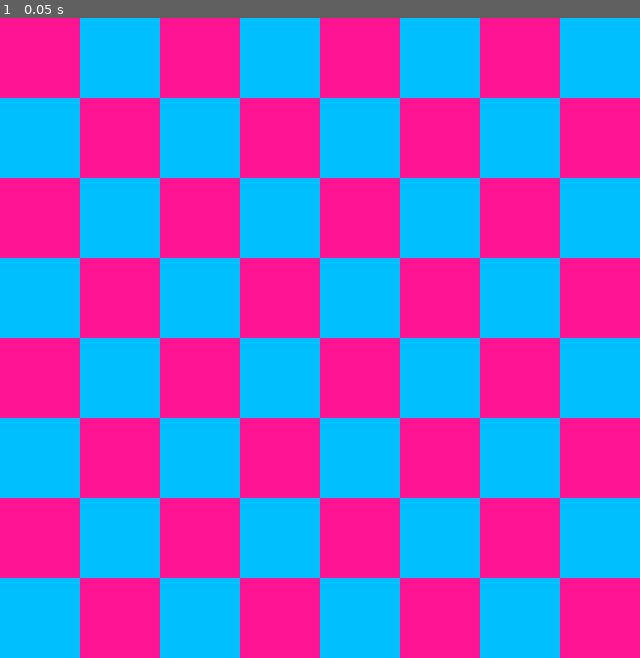
Above: before the commit, frame 1.
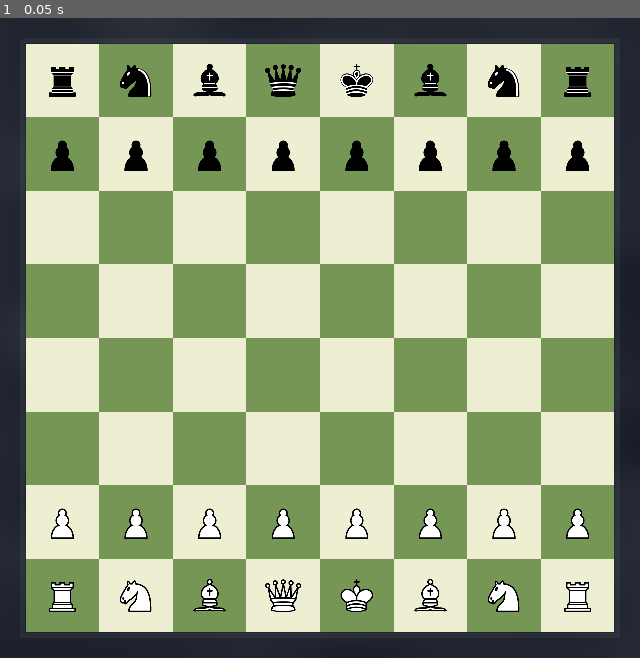
Above: after the commit, the same moment.

Repository: barsam44/bari-chess
Game: Godot game, scene res://Board.tscn
Same seed, same stepped clock (60 frames per second), same inputs: the game is played once before the commit and once after it. The engine's default icon, where the game draws it, is replaced by a stand-in: a white triangle on a blue panel in a dark square.
Inputs:
- Up to frame 1 (0.05 s): no input

The runs differ from the first frame. In frame 1, 100% of the frame differs, in the area x 0-100%, y 0-100%.
Error before the commit: Parse Error: Function "_input_event" has the same name as a previously declared function. (res://piece.gd:30)

Commit message:
added opengl shader and made the game fullscreen

Diff:
--- a/Board.tscn
+++ b/Board.tscn
@@ -1,6 +1,22 @@
 [gd_scene format=3 uid="uid://cvsiw72ajx1ej"]
 
 [ext_resource type="Script" uid="uid://cnn0ljy5bu2tt" path="res://board.gd" id="1_nd4as"]
+[ext_resource type="Shader" uid="uid://elgv23345j55" path="res://arcylic-bg.gdshader" id="2_3ng4l"]
+
+[sub_resource type="ShaderMaterial" id="ShaderMaterial_x6dff"]
+shader = ExtResource("2_3ng4l")
+shader_parameter/base_color = Color(0.09, 0.11, 0.16, 0.85)
+shader_parameter/noise_strength = 0.08
+shader_parameter/glow_intensity = 0.25
+shader_parameter/light_position = Vector2(0.3, 0.2)
 
 [node name="Node2D" type="Node2D" unique_id=1175915630]
 script = ExtResource("1_nd4as")
+
+[node name="ColorRect" type="ColorRect" parent="." unique_id=2099254669]
+material = SubResource("ShaderMaterial_x6dff")
+offset_left = -398.0
+offset_top = -29.0
+offset_right = 841.0
+offset_bottom = 648.0
+color = Color(0.98039216, 0, 0.98039216, 0.20784314)
--- a/Square.tscn
+++ b/Square.tscn
@@ -1,12 +1,17 @@
 [gd_scene format=3 uid="uid://b420ev7g3hqr2"]
 
-[ext_resource type="Script" uid="uid://0e2flblvqhij" path="res://square.gd" id="1_1dlly"]
+[ext_resource type="Script" uid="uid://0e2flblvqhij" path="res://square.gd" id="1_y4sij"]
 
-[node name="Node2D" type="Node2D" unique_id=942681710]
-script = ExtResource("1_1dlly")
+[sub_resource type="RectangleShape2D" id="RectangleShape2D_x6dff"]
 
-[node name="ColorRect" type="ColorRect" parent="." unique_id=806896674]
-offset_right = 80.0
-offset_bottom = 80.0
+[node name="Area2D" type="Area2D" unique_id=18632753]
+script = ExtResource("1_y4sij")
+
+[node name="ColorRect" type="ColorRect" parent="." unique_id=1932821174]
+offset_right = 40.0
+offset_bottom = 40.0
+mouse_filter = 2
 mouse_default_cursor_shape = 2
-color = Color(0, 1, 1, 1)
+
+[node name="CollisionShape2D" type="CollisionShape2D" parent="." unique_id=1653728921]
+shape = SubResource("RectangleShape2D_x6dff")
--- /dev/null
+++ b/arcylic-bg.gdshader
@@ -0,0 +1,39 @@
+shader_type canvas_item;
+render_mode unshaded;
+
+uniform vec4 base_color : source_color = vec4(0.09, 0.11, 0.16, 0.85);
+uniform float noise_strength : hint_range(0.0, 0.3) = 0.08;
+uniform float glow_intensity : hint_range(0.0, 1.0) = 0.25;
+uniform vec2 light_position = vec2(0.3, 0.2);
+
+float random(vec2 st) {
+    return fract(sin(dot(st.xy, vec2(12.9898, 78.233))) * 43758.5453123);
+}
+
+float noise(vec2 st) {
+    vec2 i = floor(st);
+    vec2 f = fract(st);
+
+    float a = random(i);
+    float b = random(i + vec2(1.0, 0.0));
+    float c = random(i + vec2(0.0, 1.0));
+    float d = random(i + vec2(1.0, 1.0));
+
+    vec2 u = f * f * (3.0 - 2.0 * f);
+    return mix(a, b, u.x) + (c - a) * u.y * (1.0 - u.x) + (d - b) * u.x * u.y;
+}
+
+void fragment() {
+    vec2 uv = UV;
+
+    // Soft noise for frosted look
+    float n = noise(uv * 18.0) * noise_strength;
+
+    // Soft light gradient (like liquid glass highlight)
+    float light = smoothstep(0.8, 0.0, distance(uv, light_position));
+    light = light * glow_intensity;
+
+    vec3 color = base_color.rgb + n + light * 0.15;
+
+    COLOR = vec4(color, base_color.a);
+}
--- a/board.gd
+++ b/board.gd
@@ -1,88 +1,271 @@
 extends Node2D
 
-const BOARD_SIZE := 8
-const TILE_SIZE := 80
-var highlighted_squares: Array[Node] = []
+const TILE_SIZE = 50
+const BOARD_SIZE = 8
+
+var SquareScene = preload("res://Square.tscn")
+var PieceScene = preload("res://Piece.tscn")
+
+var squares: Dictionary = {}
+var pieces: Dictionary = {}
+var highlighted_squares: Array = []
+
+var camera: Camera2D
 var selected_piece: Node = null
 
-@onready var SquareScene := preload("res://Square.tscn")
-@onready var PieceScene := preload("res://Piece.tscn")
+const Z_SQUARES = 0
+const Z_PIECES = 10
+const Z_HIGHLIGHT = 5
+
+# ─── CHESS BOARD COLORS (Classic) ───
+const COLOR_LIGHT = Color("#EEEED2")  # Creamy white
+const COLOR_DARK = Color("#769656")   # Classic green
+const COLOR_HIGHLIGHT = Color.YELLOW
+const COLOR_VALID_MOVE = Color(0.3, 0.8, 0.3, 0.5)  # Semi-transparent green
+const COLOR_SELECTED = Color(0.9, 0.7, 0.2, 0.6)    # Golden
 
 func _ready():
 	_create_board()
 	_spawn_pieces()
-
+	_setup_camera()
+	_draw_board_border()
+
+func _setup_camera():
+	camera = Camera2D.new()
+	camera.name = "Camera2D"
+	add_child(camera)
+	camera.make_current()
+
+	var board_size = BOARD_SIZE * TILE_SIZE
+	camera.global_position = Vector2(board_size / 2.0, board_size / 2.0)
+
+	update_camera_zoom()
+	get_tree().root.size_changed.connect(_on_viewport_resized)
+
+func _on_viewport_resized():
+	await get_tree().create_timer(0.05).timeout
+	update_camera_zoom()
+
+func update_camera_zoom():
+	var board_size = BOARD_SIZE * TILE_SIZE
+	var viewport_size = get_viewport().get_visible_rect().size
+
+	var zoom_x = viewport_size.x / board_size
+	var zoom_y = viewport_size.y / board_size
+	var zoom = min(zoom_x, zoom_y) * 0.92  # Slightly more padding
+
+	camera.zoom = Vector2(zoom, zoom)
 
 func _create_board():
 	for y in range(BOARD_SIZE):
 		for x in range(BOARD_SIZE):
 			var square = SquareScene.instantiate()
+
+			# Position at TOP-LEFT of tile (not centered)
+			# This assumes your Square scene has its origin at top-left
 			square.position = Vector2(x * TILE_SIZE, y * TILE_SIZE)
 			square.board_pos = Vector2i(x, y)
-			square.square_clicked.connect(_on_square_clicked)
-
-			# رنگ‌بندی شطرنجی
-			var color_rect = square.get_node("ColorRect")
-			if (x + y) % 2 == 0:
-				color_rect.color = Color.DEEP_PINK
-			else:
-				color_rect.color = Color.DEEP_SKY_BLUE
+			square.z_index = Z_SQUARES
+			square.z_as_relative = false
+
+			# Classic chess coloring: a1 is dark
+			var is_light = (x + y) % 2 == 0
+			square.base_color = COLOR_LIGHT if is_light else COLOR_DARK
+
+			# IMPORTANT: Make sure square size matches TILE_SIZE exactly
+			# If your Square uses ColorRect, set its size to TILE_SIZE x TILE_SIZE
+			# If it uses Sprite2D, scale it so the texture fills TILE_SIZE
+
+			if square.has_signal("square_clicked"):
+				square.square_clicked.connect(_on_square_clicked)
 
 			add_child(square)
+			squares[Vector2i(x, y)] = square
+
+func _draw_board_border():
+	# Draw a subtle border around the entire board
+	var border = Line2D.new()
+	border.width = 3
+	border.default_color = Color("#4A4A4A")
+
+	var board_px = BOARD_SIZE * TILE_SIZE
+	var points = [
+		Vector2(-2, -2),
+		Vector2(board_px + 2, -2),
+		Vector2(board_px + 2, board_px + 2),
+		Vector2(-2, board_px + 2),
+		Vector2(-2, -2)
+	]
+	border.points = points
+	border.z_index = -1
+	add_child(border)
+
+	# Optional: Add a subtle shadow
+	var shadow = Polygon2D.new()
+	shadow.color = Color(0, 0, 0, 0.15)
+	shadow.polygon = [
+		Vector2(4, board_px + 4),
+		Vector2(board_px + 6, board_px + 4),
+		Vector2(board_px + 8, board_px + 8),
+		Vector2(6, board_px + 8)
+	]
+	shadow.z_index = -2
+	add_child(shadow)
 
 func _clear_highlights():
 	for sq in highlighted_squares:
 		if is_instance_valid(sq):
 			sq.set_highlight(false)
+			# Reset to base color
+			var pos = sq.board_pos
+			var is_light = (pos.x + pos.y) % 2 == 0
+			sq.modulate = Color.WHITE
+			sq.base_color = COLOR_LIGHT if is_light else COLOR_DARK
 	highlighted_squares.clear()
+
 func _get_square_at(pos: Vector2i) -> Node:
-	for child in get_children():
-		if child is Node2D and child.has_method("set_highlight"):
-			if child.board_pos == pos:
-				return child
-	return null
+	return squares.get(pos, null)
+
+func _get_piece_at(pos: Vector2i) -> Node:
+	return pieces.get(pos, null)
 
 func _spawn_pieces():
-	# مهره‌های سفید
+	# White pieces (rows 6-7, bottom of board)
 	for x in range(8):
 		_create_piece("pawn", "white", Vector2i(x, 6))
 
-	_create_piece("rook", "white", Vector2i(0, 7))
-	_create_piece("rook", "white", Vector2i(7, 7))
+	_create_piece("rook",   "white", Vector2i(0, 7))
 	_create_piece("knight", "white", Vector2i(1, 7))
+	_create_piece("bishop", "white", Vector2i(2, 7))
+	_create_piece("queen",  "white", Vector2i(3, 7))
+	_create_piece("king",   "white", Vector2i(4, 7))
+	_create_piece("bishop", "white", Vector2i(5, 7))
 	_create_piece("knight", "white", Vector2i(6, 7))
-	_create_piece("bishop", "white", Vector2i(2, 7))
-	_create_piece("bishop", "white", Vector2i(5, 7))
-	_create_piece("queen", "white", Vector2i(3, 7))
-	_create_piece("king", "white", Vector2i(4, 7))
-
-	# مهره‌های سیاه
+	_create_piece("rook",   "white", Vector2i(7, 7))
+
+	# Black pieces (rows 0-1, top of board)
 	for x in range(8):
 		_create_piece("pawn", "black", Vector2i(x, 1))
 
-	_create_piece("rook", "black", Vector2i(0, 0))
-	_create_piece("rook", "black", Vector2i(7, 0))
+	_create_piece("rook",   "black", Vector2i(0, 0))
 	_create_piece("knight", "black", Vector2i(1, 0))
+	_create_piece("bishop", "black", Vector2i(2, 0))
+	_create_piece("queen",  "black", Vector2i(3, 0))
+	_create_piece("king",   "black", Vector2i(4, 0))
+	_create_piece("bishop", "black", Vector2i(5, 0))
 	_create_piece("knight", "black", Vector2i(6, 0))
-	_create_piece("bishop", "black", Vector2i(2, 0))
-	_create_piece("bishop", "black", Vector2i(5, 0))
-	_create_piece("queen", "black", Vector2i(3, 0))
-	_create_piece("king", "black", Vector2i(4, 0))
-
+	_create_piece("rook",   "black", Vector2i(7, 0))
 
 func _create_piece(type: String, color: String, pos: Vector2i):
 	var piece = PieceScene.instantiate()
 	piece.piece_type = type
 	piece.piece_color = color
 
+	# ─── FIX: Bigger pieces ───
+	# Adjust based on your Piece scene's original size
+	# If your piece texture is ~100x100, scale 0.45 fills the tile nicely
+	piece.scale = Vector2(0.45, 0.45)
+
+	piece.z_index = Z_PIECES
+	piece.z_as_relative = false
+
+	# Center piece on the tile
 	piece.position = Vector2(
-	pos.x * TILE_SIZE + TILE_SIZE / 2,
-	pos.y * TILE_SIZE + TILE_SIZE / 2
-)
-
+		pos.x * TILE_SIZE + TILE_SIZE / 2.0,
+		pos.y * TILE_SIZE + TILE_SIZE / 2.0
+	)
+
+	pieces[pos] = piece
+	piece.set_meta("board_pos", pos)
 
 	add_child(piece)
 
+func _move_piece(from_pos: Vector2i, to_pos: Vector2i) -> bool:
+	var piece = pieces.get(from_pos)
+	if piece == null:
+		return false
+
+	var target = pieces.get(to_pos)
+	if target != null:
+		target.queue_free()
+		pieces.erase(to_pos)
+
+	pieces.erase(from_pos)
+	pieces[to_pos] = piece
+	piece.set_meta("board_pos", to_pos)
+
+	var target_pos = Vector2(
+		to_pos.x * TILE_SIZE + TILE_SIZE / 2.0,
+		to_pos.y * TILE_SIZE + TILE_SIZE / 2.0
+	)
+
+	var tween = create_tween()
+	tween.set_ease(Tween.EASE_OUT)
+	tween.set_trans(Tween.TRANS_QUAD)
+	tween.tween_property(piece, "position", target_pos, 0.2)
+
+	return true
 
 func _on_square_clicked(pos: Vector2i):
 	print("Clicked:", pos)
+
+	var clicked_piece = _get_piece_at(pos)
+
+	# Deselect if clicking same piece
+	if selected_piece != null and clicked_piece == selected_piece:
+		_clear_highlights()
+		selected_piece = null
+		return
+
+	# Move to empty square
+	if selected_piece != null and clicked_piece == null:
+		var from_pos = selected_piece.get_meta("board_pos")
+		_move_piece(from_pos, pos)
+		_clear_highlights()
+		selected_piece = null
+		return
+
+	# Capture enemy piece
+	if selected_piece != null and clicked_piece != null:
+		if clicked_piece.piece_color != selected_piece.piece_color:
+			var from_pos = selected_piece.get_meta("board_pos")
+			_move_piece(from_pos, pos)
+		_clear_highlights()
+		selected_piece = null
+		return
+
+	# Select a piece
+	if clicked_piece != null:
+		_clear_highlights()
+		selected_piece = clicked_piece
+
+		var sq = _get_square_at(pos)
+		if sq:
+			sq.modulate = COLOR_SELECTED
+			highlighted_squares.append(sq)
+
+		_highlight_valid_moves(pos)
+	else:
+		_clear_highlights()
+		selected_piece = null
+
+func _highlight_valid_moves(pos: Vector2i):
+	var piece = _get_piece_at(pos)
+	if piece == null:
+		return
+
+	# TODO: Implement real chess move logic
+	# For now, highlight adjacent squares as placeholder
+	var directions = [
+		Vector2i(1, 0), Vector2i(-1, 0),
+		Vector2i(0, 1), Vector2i(0, -1)
+	]
+
+	for dir in directions:
+		var check_pos = pos + dir
+		if check_pos.x >= 0 and check_pos.x < BOARD_SIZE and \
+		   check_pos.y >= 0 and check_pos.y < BOARD_SIZE:
+			var sq = _get_square_at(check_pos)
+			if sq:
+				sq.modulate = COLOR_VALID_MOVE
+				highlighted_squares.append(sq)
--- a/piece.gd
+++ b/piece.gd
@@ -2,6 +2,9 @@
 
 @export var piece_type: String = "pawn"   # pawn, rook, knight, bishop, queen, king
 @export var piece_color: String = "white" # white یا black
+
+var board_pos: Vector2i  # موقعیت مهره روی صفحه
+var is_selected: bool = false
 
 signal piece_clicked(piece)
 
@@ -23,10 +26,19 @@
 	else:
 		push_error("Texture not found: " + path)
 
-func _input_event(viewport, event, shape_idx):
+
+func select():
+	"""مهره رو انتخاب کن و حرکت‌های معتبر رو نمایش بده"""
+	is_selected = true
+	print(piece_color, " ", piece_type, " selected at ", board_pos)
+	emit_signal("piece_clicked", self)
+
+
+func deselect():
+	"""مهره رو از انتخاب خارج کن"""
+	is_selected = false
+
+
+func _input_event(_viewport, event, _shape_idx):
 	if event is InputEventMouseButton and event.pressed and event.button_index == MOUSE_BUTTON_LEFT:
-		piece_clicked.emit(self)
-
-func _input_event(viewport, event, shape_idx):
-	if event is InputEventMouseButton and event.pressed and event.button_index == MOUSE_BUTTON_LEFT:
-		emit_signal("piece_clicked", self)
+		select()
--- a/project.godot
+++ b/project.godot
@@ -11,8 +11,10 @@
 [application]
 
 config/name="bari-chess"
+config/description="a chess game made all in godot"
 run/main_scene="uid://cvsiw72ajx1ej"
 config/features=PackedStringArray("4.7", "GL Compatibility")
+run/max_fps=45
 boot_splash/bg_color=Color(0, 0, 0, 0)
 boot_splash/image="res://chess.png"
 config/icon="uid://b58jw4m8d4n2l"
@@ -23,6 +25,7 @@
 
 window/size/viewport_width=640
 window/size/viewport_height=640
+window/size/mode=3
 window/size/resizable=false
 window/size/transparent=true
 window/stretch/mode="canvas_items"
@@ -44,6 +47,7 @@
 [rendering]
 
 rendering_device/driver.windows="d3d12"
+gl_compatibility/driver.windows="opengl3_angle"
 renderer/rendering_method="gl_compatibility"
 renderer/rendering_method.mobile="gl_compatibility"
 viewport/transparent_background=true
--- a/square.gd
+++ b/square.gd
@@ -1,22 +1,23 @@
-extends Node2D
-
-@export var board_pos: Vector2i
+extends Area2D
 
 signal square_clicked(pos: Vector2i)
 
-@onready var color_rect := $ColorRect
-
-var base_color: Color
-var highlight_color: Color = Color(1, 1, 0, 0.6) # زرد شفاف
-var is_highlighted: bool = false
+var board_pos: Vector2i
+var base_color: Color = Color.WHITE
 
 func _ready():
-	base_color = color_rect.color
+	$ColorRect.size = Vector2(50, 50)
+	$ColorRect.position = Vector2.ZERO
+	update_color()
 
-func set_highlight(on: bool):
-	is_highlighted = on
-	color_rect.color = highlight_color if on else base_color
+func update_color():
+	$ColorRect.color = base_color
+
+func set_highlight(active: bool):
+	modulate = Color.YELLOW if active else Color.WHITE
+	if not active:
+		update_color()
 
 func _input_event(viewport, event, shape_idx):
 	if event is InputEventMouseButton and event.pressed and event.button_index == MOUSE_BUTTON_LEFT:
-		emit_signal("square_clicked", board_pos)
+		square_clicked.emit(board_pos)
Not shown, added: arcylic-bg.gdshader.uid
